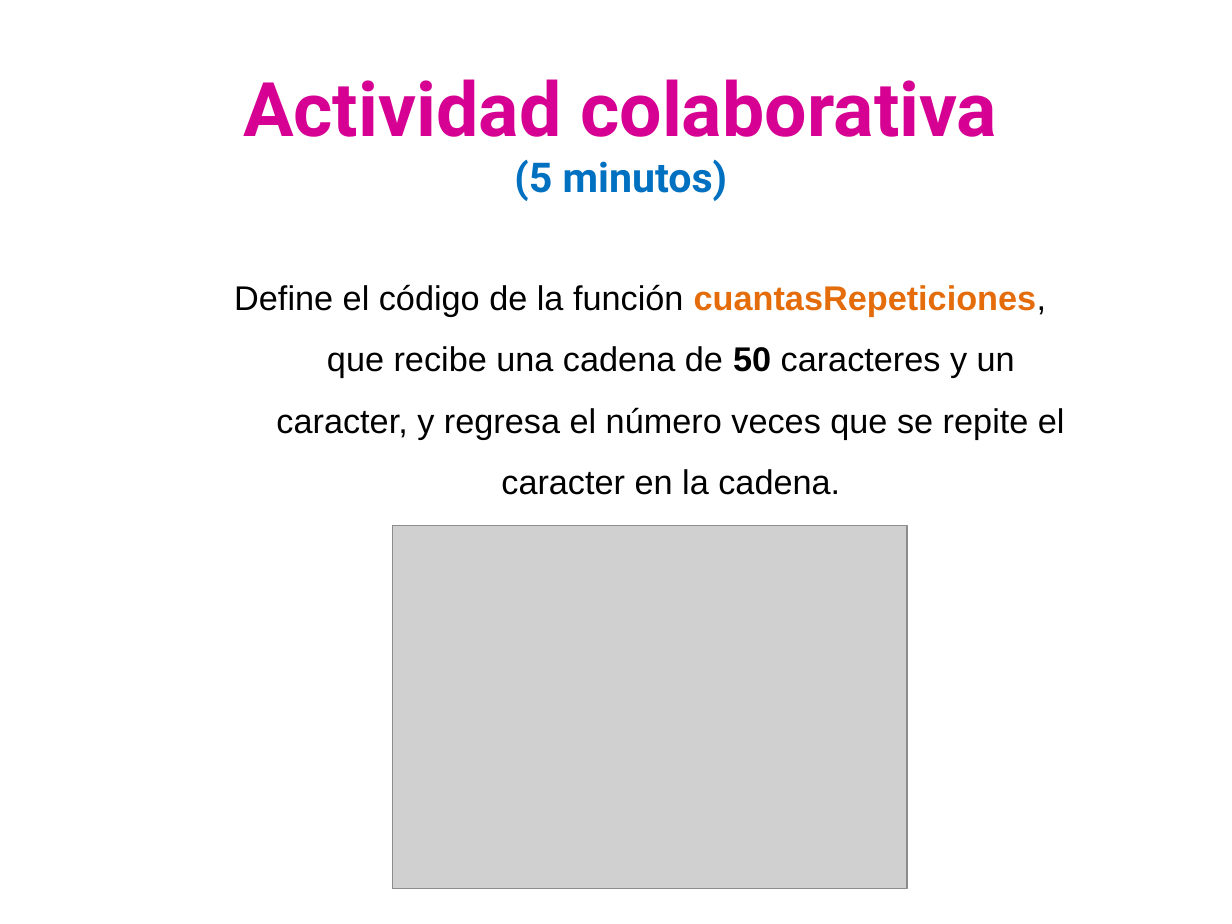
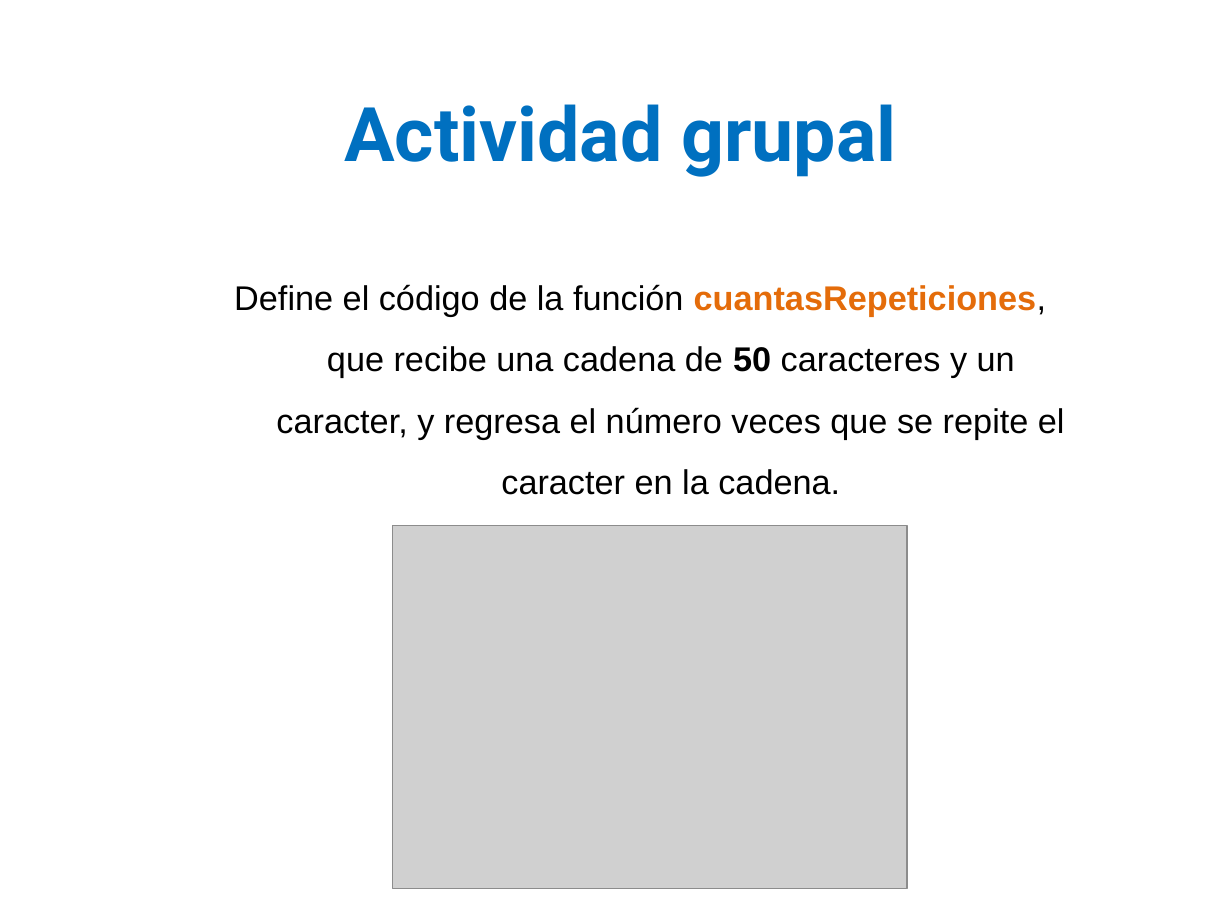
Before and after one commit to lizetheP/SolucionProblemas, a slide deck: slide 17 of CalendarioAgo20/Presentaciones/12_Cadenas.pptx. Drawn at 1232x924 pixels with LibreOffice and Linux fonts; fonts in the diff are those of the drawing; grey boxes stand for pictures. Boxes give left, top, right and bottom in pixels: in the first picture for what was removed or moved away, otherwise in the second. Text is boxed around its words. In the diff, an @@ line names an element or a change of style, - is before the commit and + after.

```diff
--- a/CalendarioAgo20/Presentaciones/12_Cadenas.pptx
+++ b/CalendarioAgo20/Presentaciones/12_Cadenas.pptx
@@ text at bbox=[344, 104, 896, 177]: text changed; text colour #D60093 to #0070C0 @@
-Actividad colaborativa
-(5 minutos)
+Actividad grupal
```
Also in this commit, not shown: 10 other slides changed, 3 other files.
